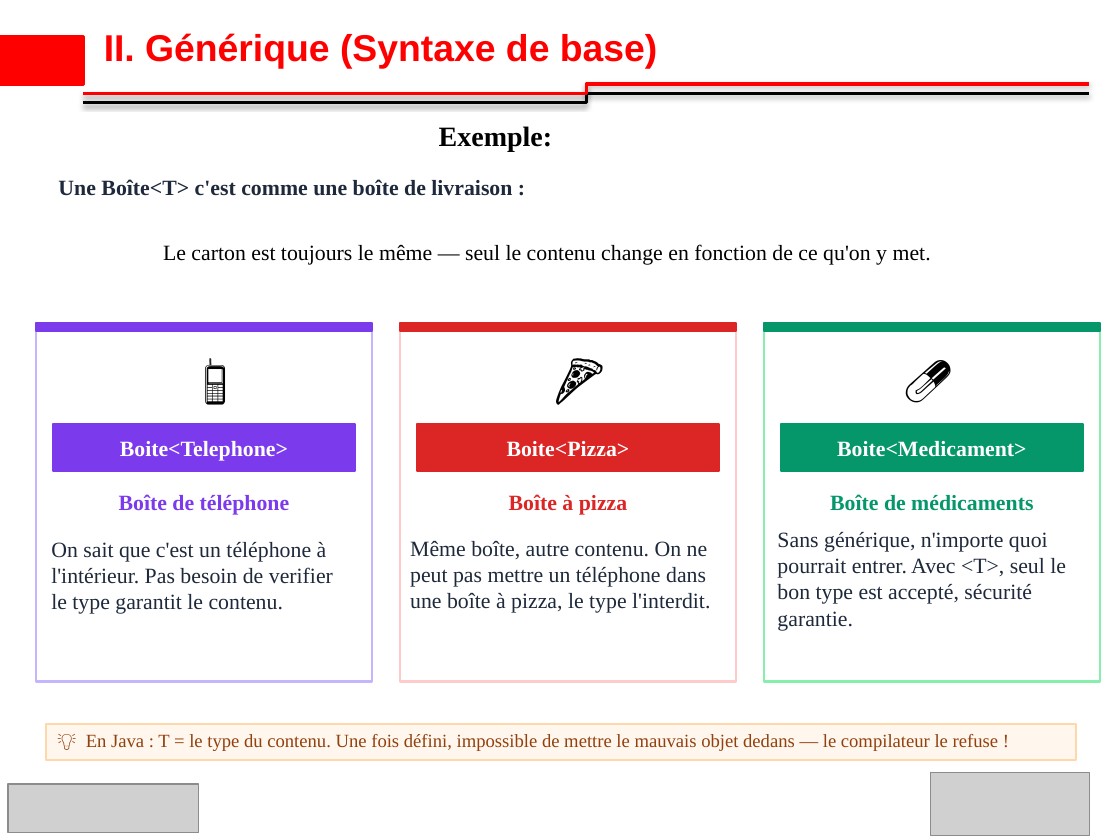
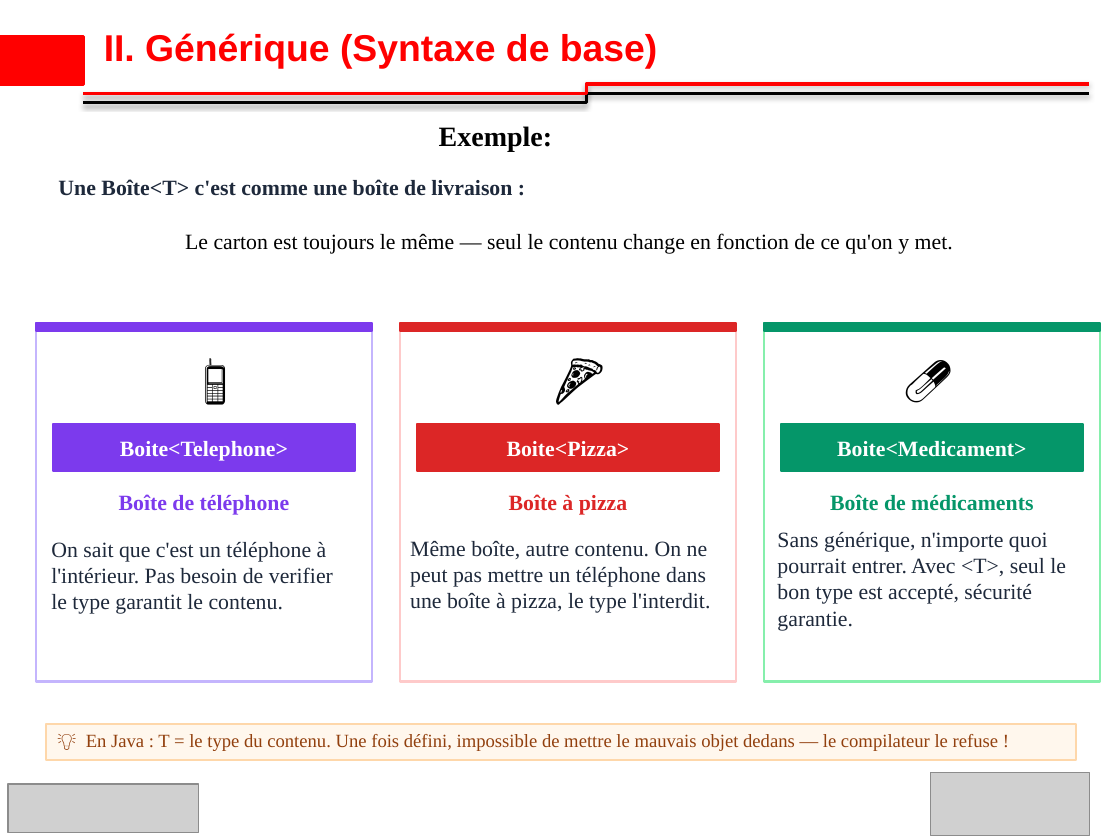
Before and after one commit to ibrahimsava/Osis-training-in-java, a slide deck: slide 7 of osis_presentation_Ibrahim_SAVADOGO_S3.pptx. Drawn at 1120x840 pixels with LibreOffice and Linux fonts; fonts in the diff are those of the drawing; grey boxes stand for pictures; background and template pictures are left out. Boxes give left, top, right and bottom in pixels: in the first picture for what was removed or moved away, otherwise in the second. Text is boxed around its words. In the diff, an @@ line names an element or a change of style, - is before the commit and + after.

```diff
--- a/osis_presentation_Ibrahim_SAVADOGO_S3.pptx
+++ b/osis_presentation_Ibrahim_SAVADOGO_S3.pptx
@@ text "Le carton est toujours le ...": place and size @@
-text "Le carton est toujours le ..." at [163, 244, 931, 265]
+text "Le carton est toujours le ..." at [185, 233, 953, 254]
```
Also in this commit, not shown: 10 other slides changed, 1 slide removed.
